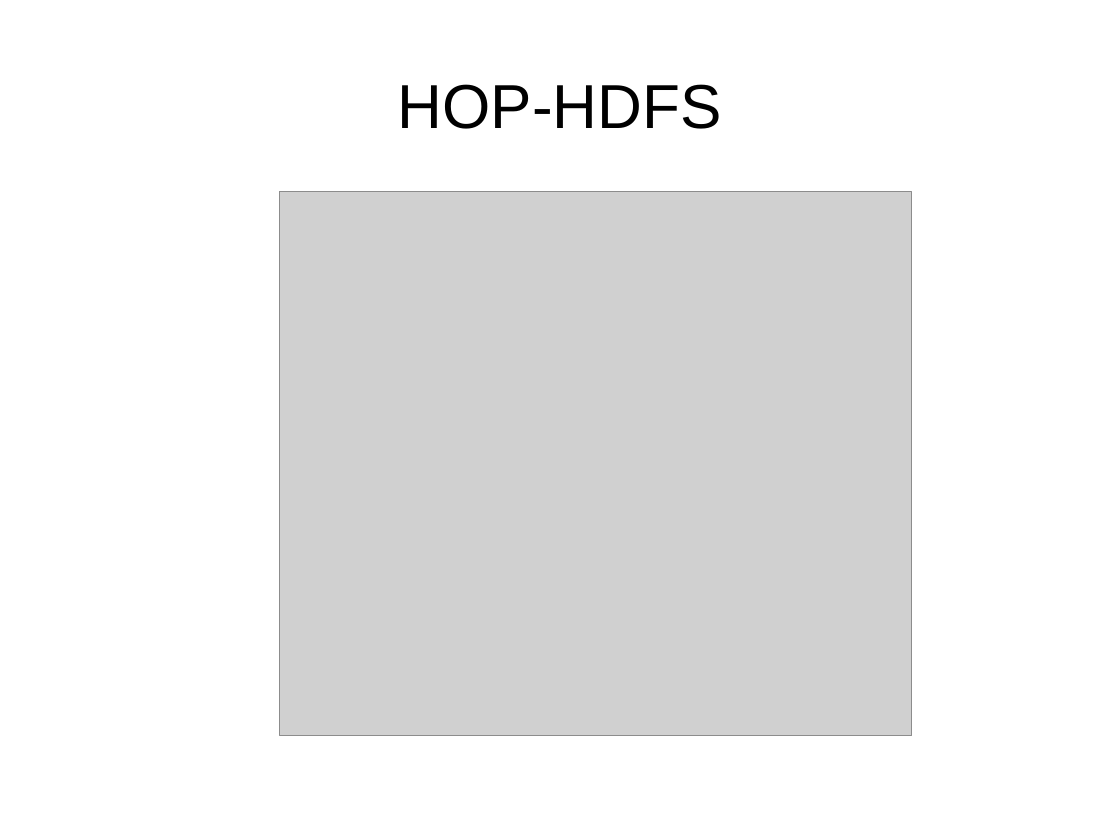
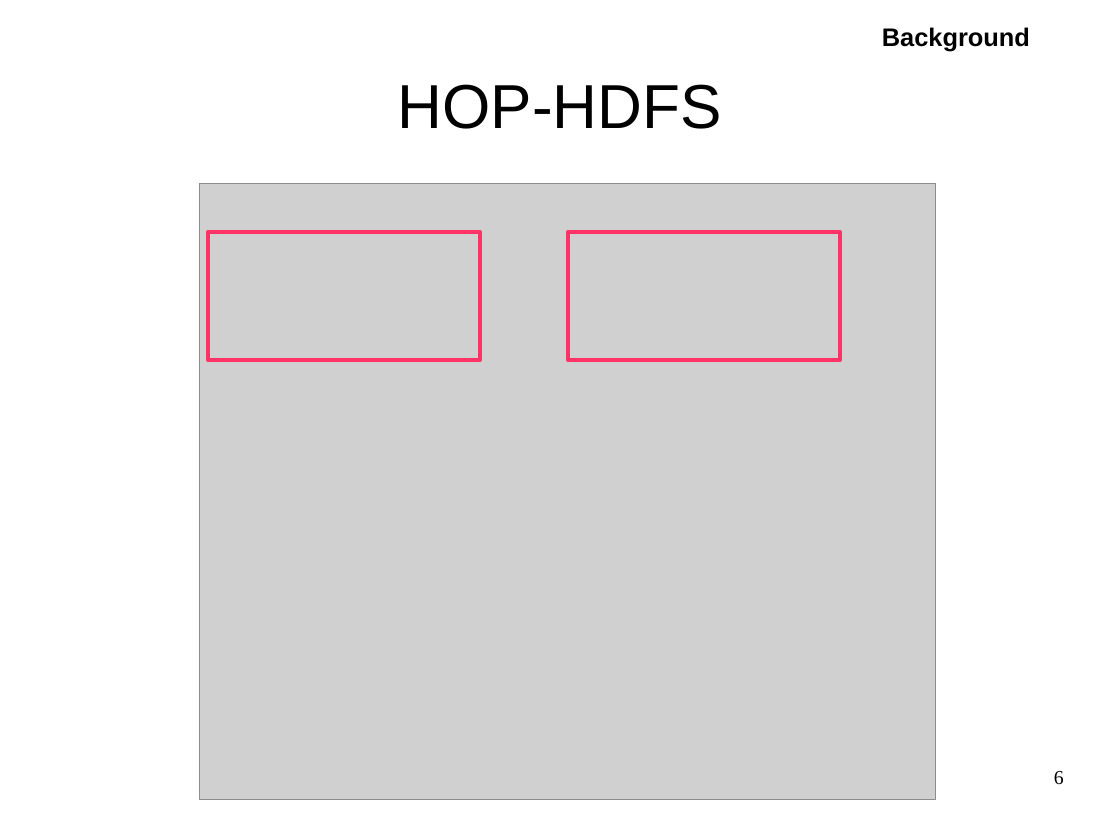
Before and after one commit to pushparajxa/Thesis-Presentation, a slide deck: slide 6 of Final_Presentation.odp. Drawn at 1120x840 pixels with LibreOffice and Linux fonts; fonts in the diff are those of the drawing; grey boxes stand for pictures. Boxes give left, top, right and bottom in pixels: in the first picture for what was removed or moved away, otherwise in the second. Text is boxed around its words. In the diff, an @@ line names an element or a change of style, - is before the commit and + after.

```diff
--- a/Final_Presentation.odp
+++ b/Final_Presentation.odp
@@ text added at (x1=882, y1=27, x2=1030, y2=51), 18 pt, text #000000, bold @@
+Background
@@ picture resized from (x1=281, y1=192, x2=913, y2=736) to (x1=200, y1=184, x2=936, y2=800) @@
@@ rectangle added at (x1=208, y1=232, x2=481, y2=360), outline #FF3366 2.89 pt @@
@@ rectangle added at (x1=568, y1=232, x2=841, y2=360), outline #FF3366 2.89 pt @@
@@ page number added at (x1=1054, y1=771, x2=1064, y2=785), 14 pt, text #000000 @@
+6
```
Also in this commit, not shown: 24 other slides changed, 2 slides added, 4 slides removed, 4 other files.
